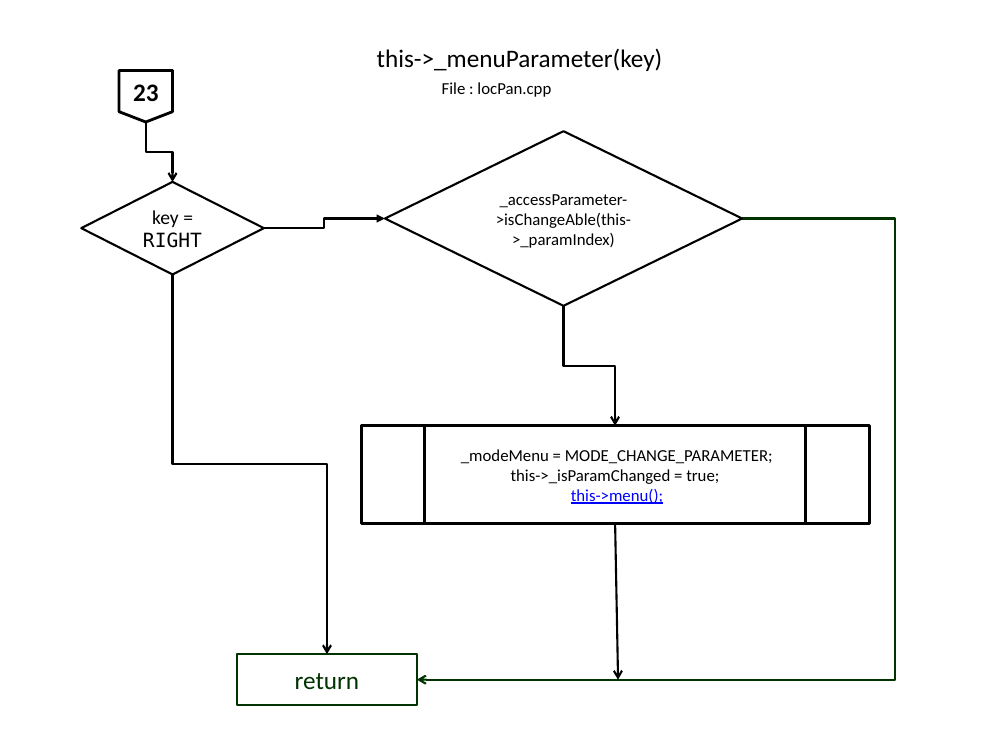
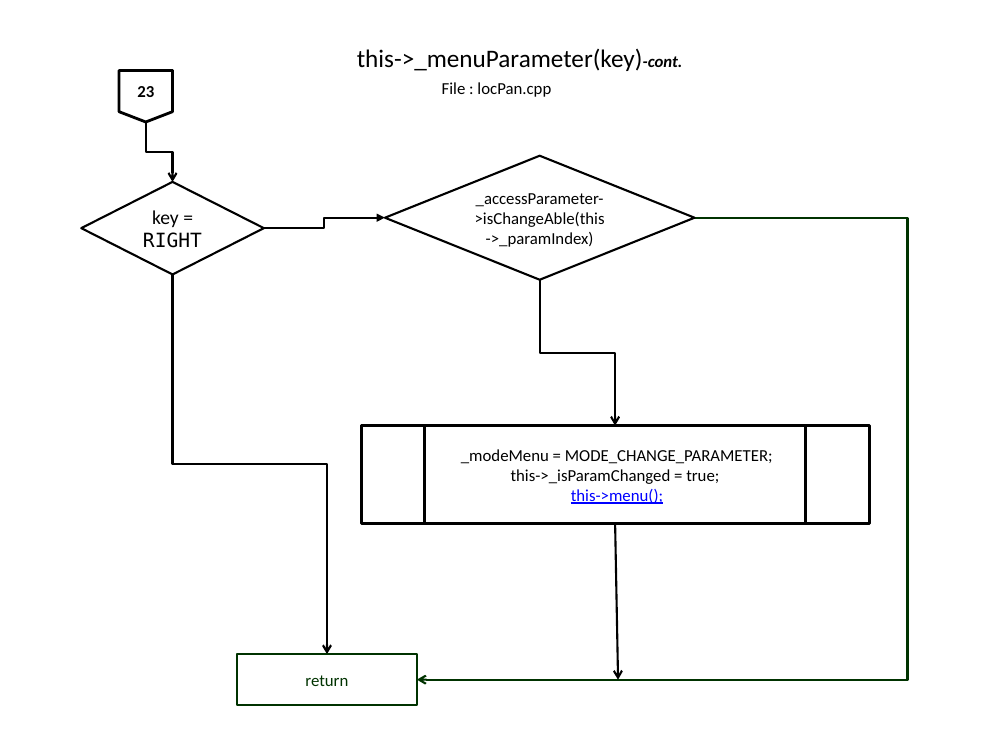
Before and after one commit to slametsampon/WFPS, a slide deck: slide 19 of resources/WFPS.pptx (slide 20 before the commit). Drawn at 1008x756 pixels with LibreOffice and Linux fonts; fonts in the diff are those of the drawing; background and template pictures are left out. Boxes give left, top, right and bottom in pixels: in the first picture for what was removed or moved away, otherwise in the second. Text is boxed around its words. In the diff, an @@ line names an element or a change of style, - is before the commit and + after.

Commit message:
update flowchart menuChangeParameter

```diff
--- a/resources/WFPS.pptx
+++ b/resources/WFPS.pptx
@@ title at <box>357,49,683,71</box>: text changed @@
-this->_menuParameter(key)
+this->_menuParameter(key)-cont.
@@ flow chart offpage connector "23" at <box>119,71,172,122</box>: size 18 to 12 pt @@
@@ diamond "_accessParameter->isChangeAble(this->_paramIndex)": place and size @@
-diamond "_accessParameter->isChangeAble(this->_paramIndex)" at <box>385,131,742,305</box>
+diamond "_accessParameter->isChangeAble(this->_paramIndex)" at <box>385,156,695,280</box>
@@ elbow arrow moved from (742, 219) - (417, 679) to (695, 218) - (417, 679) @@
@@ elbow arrow moved from (563, 305) - (615, 425) to (539, 280) - (615, 425) @@
@@ rectangle "return" at <box>237,654,417,706</box>: size 18 to 12 pt @@
```
Also in this commit, not shown: 16 other slides changed, 3 slides added, 1 slide removed.
